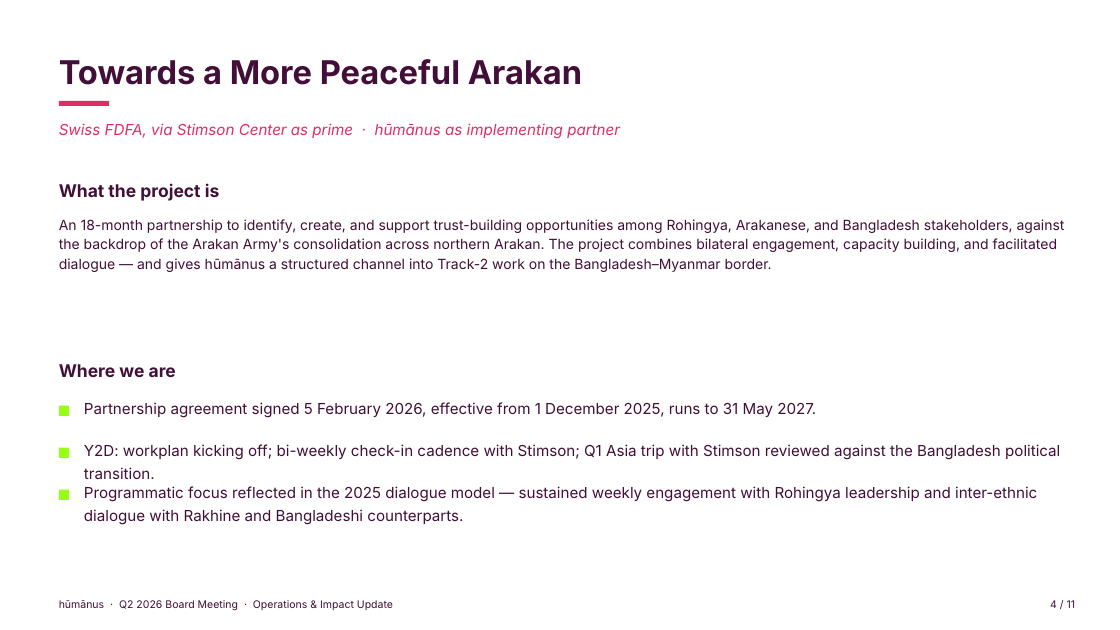
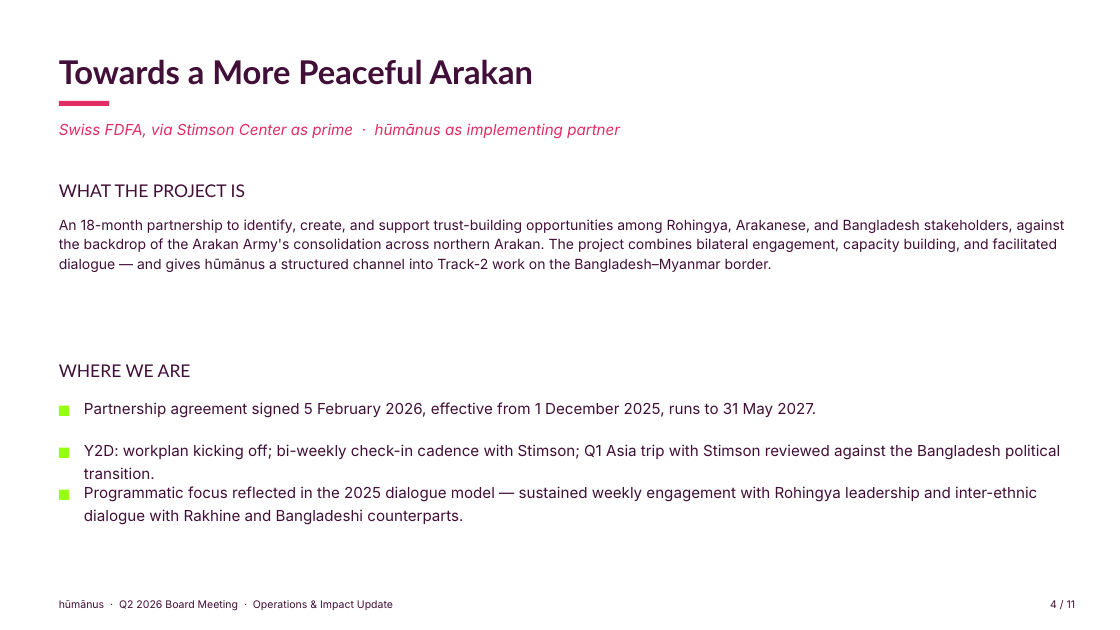
Before and after one commit to evafrances04/humanusGovernance, a slide deck: slide 4 of 2026/Q2/08-ED-Operations-Impact-Y2D.pptx. Drawn at 1120x630 pixels with LibreOffice and Linux fonts; fonts in the diff are those of the drawing. Boxes give left, top, right and bottom in pixels: in the first picture for what was removed or moved away, otherwise in the second. Text is boxed around its words. In the diff, an @@ line names an element or a change of style, - is before the commit and + after.

Commit message:
Brand polish pass on Q2 2026 ED Operations and Impact deck
- Replace cover and close text wordmarks with humanus Bold logo image
  (locks the brand mark regardless of installed fonts).
- Apply Fagun for headings (Bold for H2 slide titles, Medium tracked
  small-caps for section sub-heads, Black for cover/close hero).
- Keep Inter for body and tables - still the safe rendering choice
  for board members who do not have Fagun installed.
- Restyle cover meta line to Bold lime (Touch reserved for sparing
  emphasis per guidelines).
- Add PDF export so typography locks for board distribution.

```diff
--- a/2026/Q2/08-ED-Operations-Impact-Y2D.pptx
+++ b/2026/Q2/08-ED-Operations-Impact-Y2D.pptx
@@ text "Towards a More Peaceful Arakan" at (59, 59, 534, 85): font Inter to Lato @@
@@ text at (59, 184, 245, 197): text changed; font Inter to Lato; bold off @@
-What the project is
+WHAT THE PROJECT IS
@@ text at (59, 364, 191, 377): text changed; font Inter to Lato; bold off @@
-Where we are
+WHERE WE ARE
```
Also in this commit, not shown: 10 other slides changed, 2 other files.
